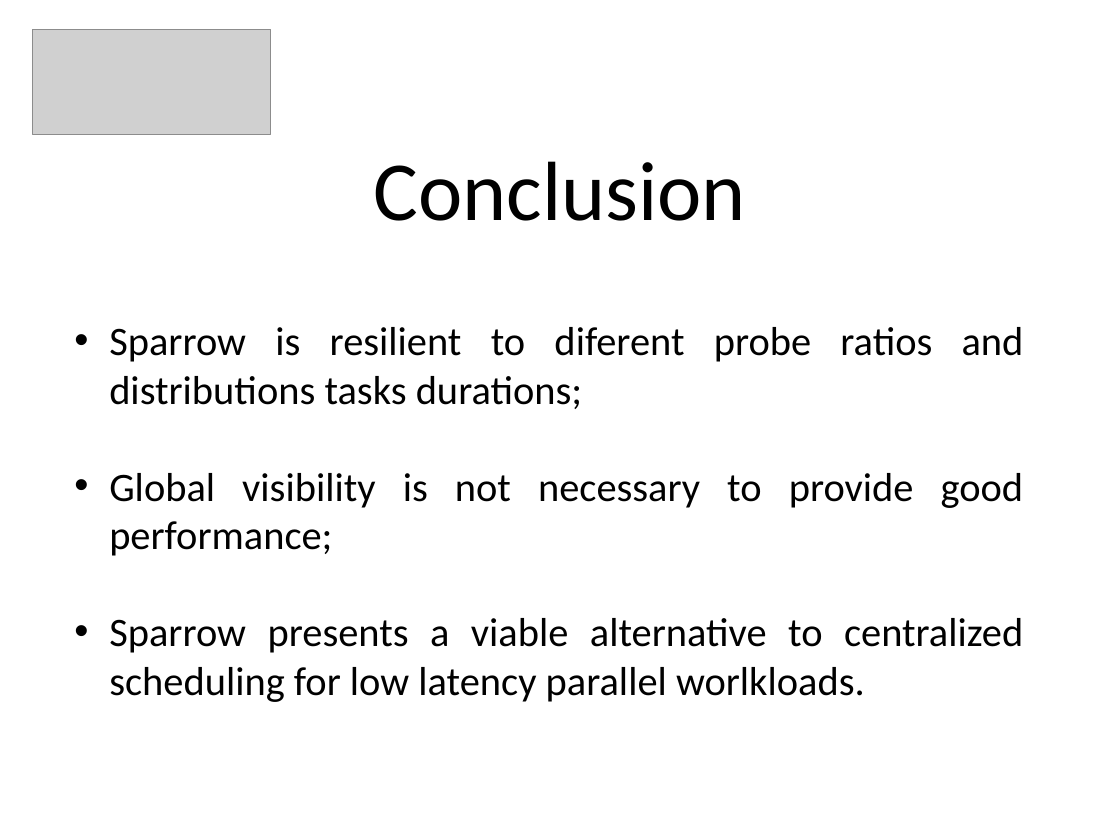
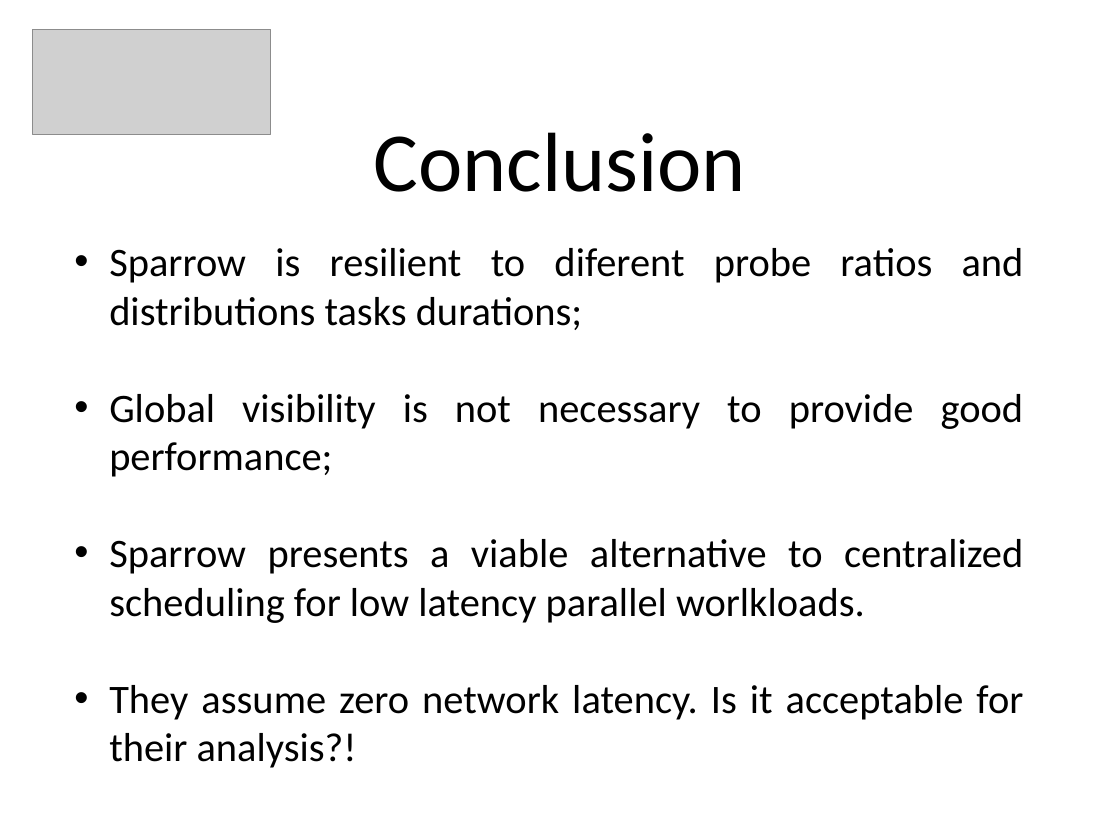
Before and after one commit to PeBraz/MapNoReduce, a slide deck: slide 13 of paper-presentation/padi-presentation.pptx. Drawn at 1120x840 pixels with LibreOffice and Linux fonts; fonts in the diff are those of the drawing; grey boxes stand for pictures. Boxes give left, top, right and bottom in pixels: in the first picture for what was removed or moved away, otherwise in the second. Text is boxed around its words. In the diff, an @@ line names an element or a change of style, - is before the commit and + after.

Commit message:
+ uma cena fixe ; alterem ao vosso gosto

```diff
--- a/paper-presentation/padi-presentation.pptx
+++ b/paper-presentation/padi-presentation.pptx
@@ title "Conclusion": place and size @@
-title "Conclusion" at (374,161,746,221)
+title "Conclusion" at (374,132,746,192)
@@ text "Sparrow is resilient to diferent ...": place and size @@
-text "Sparrow is resilient to diferent ..." at (109,327,1024,702)
+text "Sparrow is resilient to diferent ..." at (109,248,1024,768)
@@ text at (109,685,1023,768): paragraph added @@
+• They assume zero network latency. Is it acceptable for their analysis?!
```
